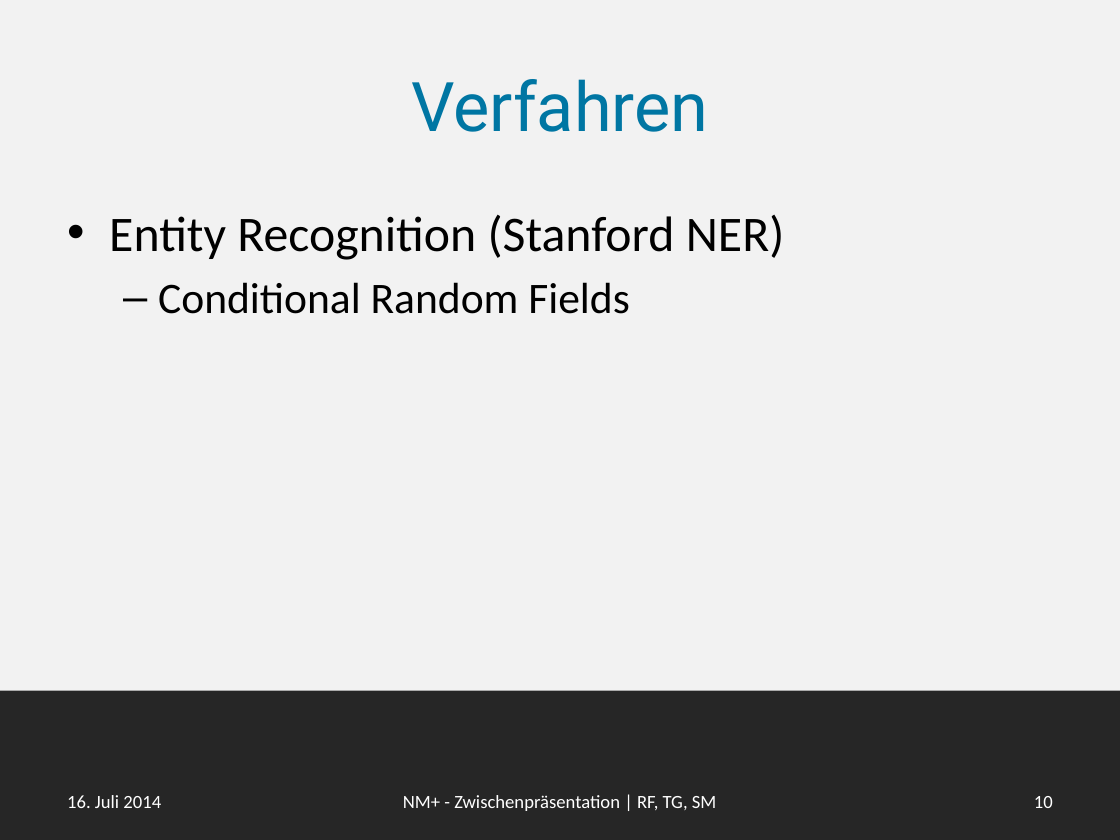
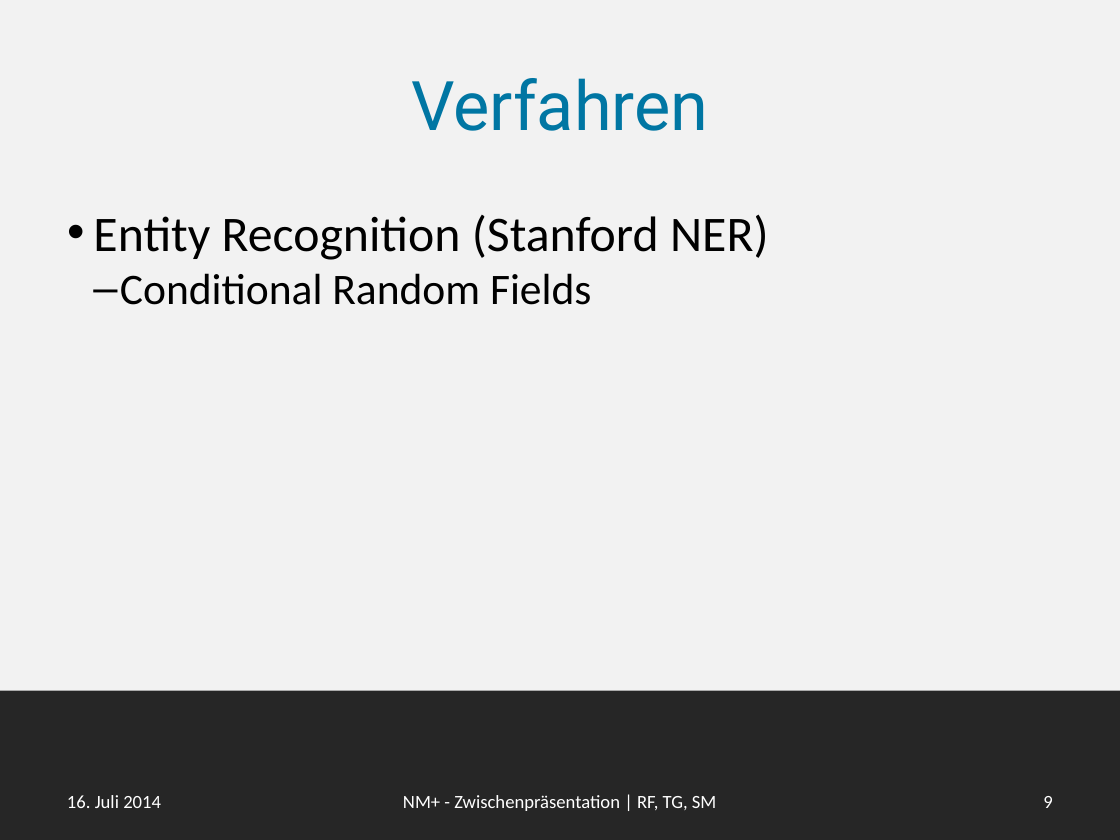
Before and after one commit to smba/newsminer, a slide deck: slide 9 of Dokumente/Endpräsentation/newsminer_plus.pptx (slide 10 before the commit). Drawn at 1120x840 pixels with LibreOffice and Linux fonts; fonts in the diff are those of the drawing. Boxes give left, top, right and bottom in pixels: in the first picture for what was removed or moved away, otherwise in the second. Text is boxed around its words. In the diff, an @@ line names an element or a change of style, - is before the commit and + after.

```diff
--- a/Dokumente/Endpräsentation/newsminer_plus.pptx
+++ b/Dokumente/Endpräsentation/newsminer_plus.pptx
@@ text "Entity Recognition (Stanford NER)" at (93, 214, 769, 305): indent changed; less space between paragraphs @@
@@ page number at (1043, 796, 1052, 808): text changed @@
-10
+9
```
Also in this commit, not shown: 10 other slides changed, 1 slide removed.
